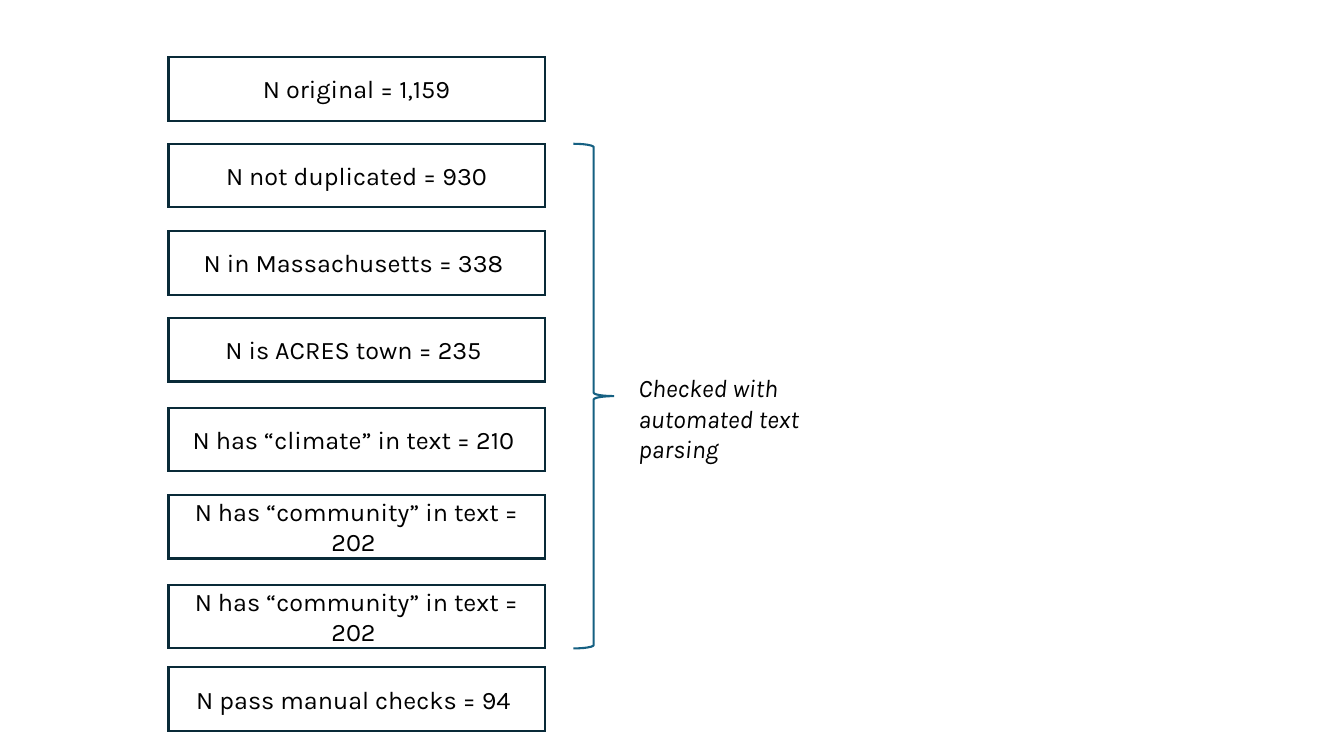
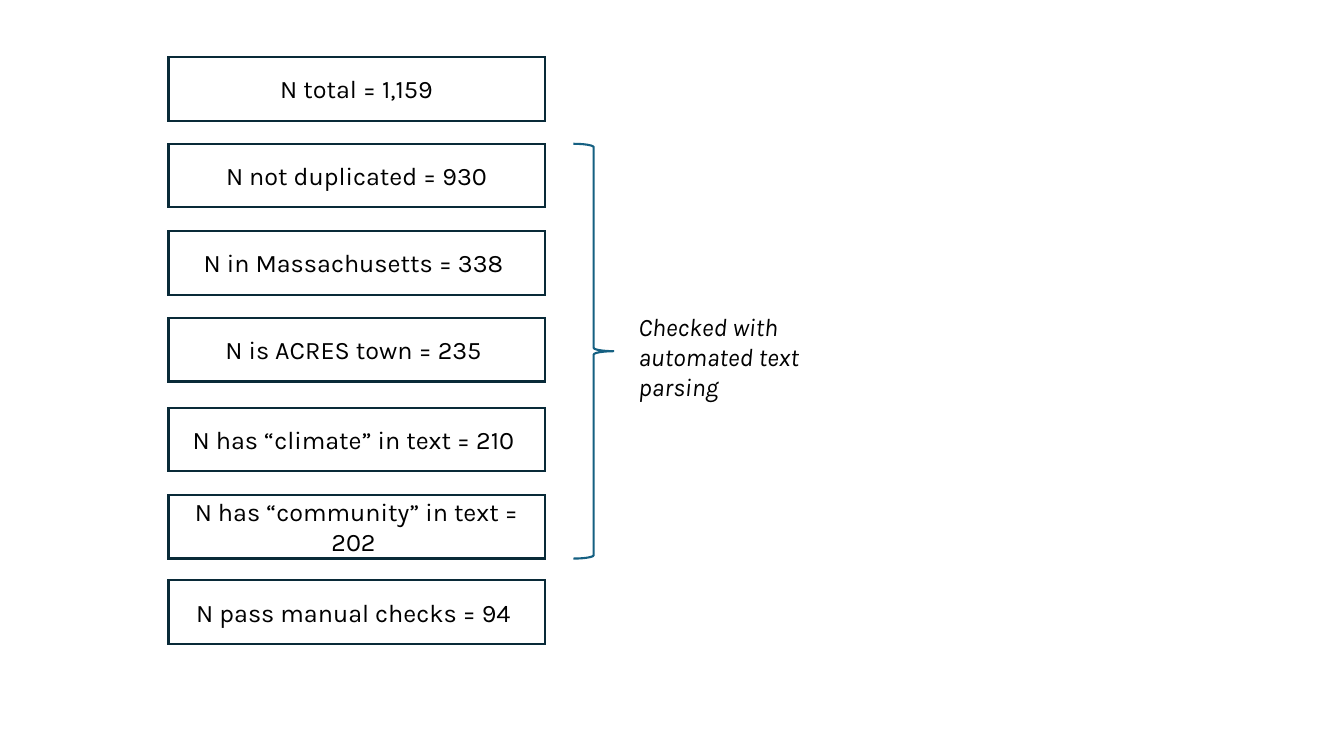
Before and after one commit to cmilando/acresNLP, a slide deck: slide 2 of flowchart.pptx. Drawn at 1344x756 pixels with LibreOffice and Linux fonts; fonts in the diff are those of the drawing. Boxes give left, top, right and bottom in pixels: in the first picture for what was removed or moved away, otherwise in the second. Text is boxed around its words. In the diff, an @@ line names an element or a change of style, - is before the commit and + after.

```diff
--- a/flowchart.pptx
+++ b/flowchart.pptx
@@ text in rectangle at bbox=[280, 80, 433, 101]: text changed @@
-N original = 1,159
+N total = 1,159
@@ right brace: place and size @@
-right brace at bbox=[574, 144, 614, 649]
+right brace at bbox=[574, 144, 614, 560]
@@ text "Checked with automated text parsing": place and size @@
-text "Checked with automated text parsing" at bbox=[638, 379, 799, 464]
+text "Checked with automated text parsing" at bbox=[638, 318, 799, 402]
@@ rectangle "N pass manual checks = ...": place and size @@
-rectangle "N pass manual checks = ..." at bbox=[168, 667, 544, 731]
+rectangle "N pass manual checks = ..." at bbox=[168, 581, 544, 644]
@@ rectangle removed at bbox=[168, 585, 544, 648] @@
-N has “community” in text = 202
```
Also in this commit, not shown: 2 other files.
